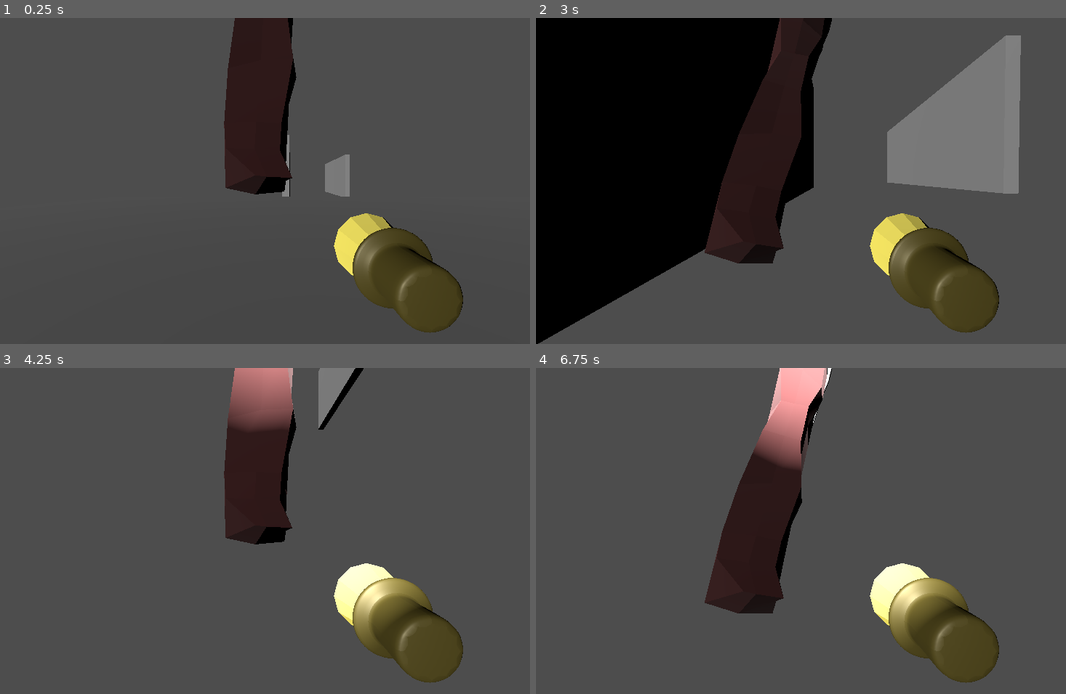
Above: before the commit, frames 1-4 (two rows, left to right).
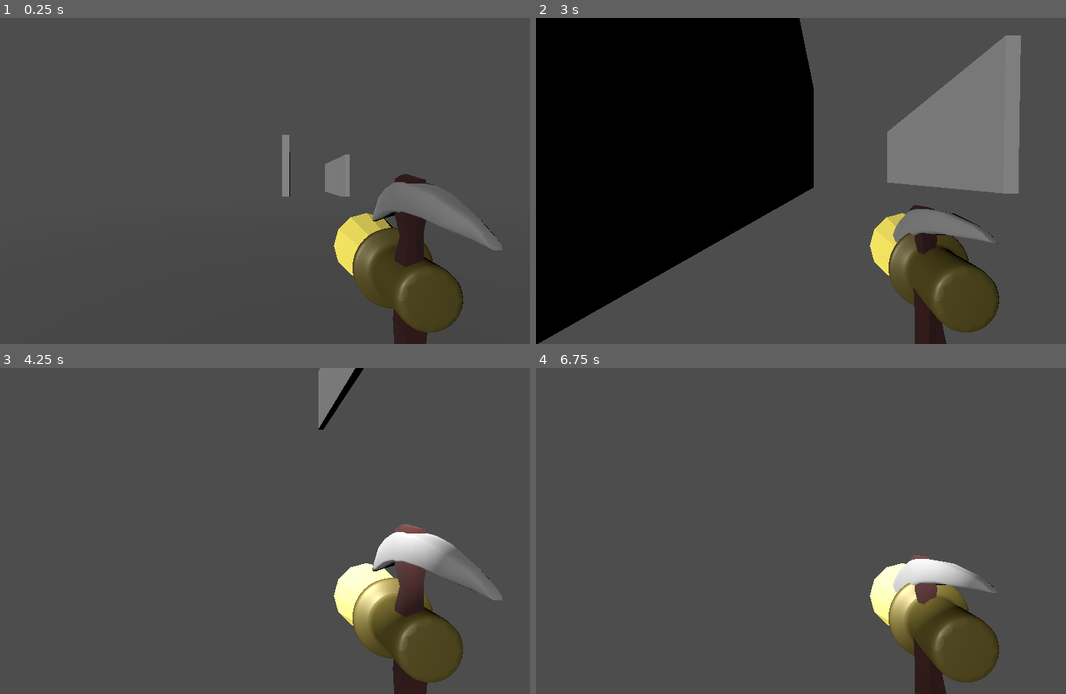
Above: after the commit, the same moments.

Repository: Simen732/GameJamTheSequel
Game: Godot game, scene res://scenes/main.tscn
The game is run twice, just before and just after one commit, with the same random seed, the same clock (stepped at 60 frames per second) and the same inputs.
Inputs (mouse positions are in pixels of both pictures, inside the frame that each line leads up to):
- Up to frame 1 (0.25 s): no input
- Up to frame 2 (3 s): move the mouse to (859, 181) at 0.52 s; hold W (up) from 0.53 s (still down); tap Shift (Dash) at 0.6 s; tap Space (Jump) at 0.77, 1.52 s; move the mouse to (795, 181) at 1.27 s; tap 1 (Grapple) at 1.35 s; move the mouse to (843, 174) at 2.02 s; tap Ctrl (Teleport) at 2.1 s; move the mouse to (816, 187) at 2.77 s; click (816, 187) at 2.85 s
- Up to frame 3 (4.25 s): keep holding W (up); tap Space (Jump) at 3.02, 3.77 s; move the mouse to (333, 534) at 3.52 s; hold Right mouse button (right_click) from 3.53 s (still down)
- Up to frame 4 (6.75 s): move the mouse to (785, 527) at 4.27 s; release Right mouse button (right_click) at 4.28 s; tap Shift (Dash) at 4.35 s; tap Space (Jump) at 4.52, 5.75, 6.02 s; tap Enter at 5, 6.5 s; move the mouse to (832, 531) at 5.02 s; hold 1 (Grapple) 5.03-5.78 s; move the mouse to (806, 524) at 5.77 s; release W (up) at 5.78 s; hold D (right) 5.78-6.53 s; tap Ctrl (Teleport) at 5.85 s; move the mouse to (859, 531) at 6.52 s; hold W (up) from 6.53 s (still down); click (859, 531) at 6.6 s

The runs differ from the first frame. In frame 1, 9.2% of the frame differs, in the area x 42-95%, y 0-100%; in frame 2, 10%; in frame 3, 9.2%; in frame 4, 10%, in the area x 31-87%, y 0-100%.

Commit message:
pickaxe position fix

Diff:
--- a/scenes/Player.tscn
+++ b/scenes/Player.tscn
@@ -24,7 +24,7 @@
 transform = Transform3D(0.12, 0, 0, 0, -5.24537e-09, 0.12, 0, -0.12, -5.24537e-09, 0.468944, -0.399174, -0.817855)
 
 [node name="Pickaxe" parent="Camera3D" instance=ExtResource("5_vnccm")]
-transform = Transform3D(0.761243, 0, 0, 0, 0.761243, 0, 0, 0, 0.761243, 0, 0, 0)
+transform = Transform3D(0.761243, 0, 0, 0, 0.761243, 0, 0, 0, 0.761243, 0.466633, -0.663218, -0.483702)
 
 [node name="HelmetLight" parent="." instance=ExtResource("2_gg4o2")]
 transform = Transform3D(1, 0, 0, 0, 0.999725, 0.0234726, 0, -0.0234726, 0.999724, 0, 1, 0)
--- a/scenes/pickaxe.tscn
+++ b/scenes/pickaxe.tscn
@@ -14,7 +14,7 @@
 tracks/0/type = "value"
 tracks/0/imported = false
 tracks/0/enabled = true
-tracks/0/path = NodePath(".:position")
+tracks/0/path = NodePath(".:rotation")
 tracks/0/interp = 1
 tracks/0/loop_wrap = true
 tracks/0/keys = {
@@ -26,22 +26,10 @@
 tracks/1/type = "value"
 tracks/1/imported = false
 tracks/1/enabled = true
-tracks/1/path = NodePath(".:rotation")
+tracks/1/path = NodePath("PickaxeArea/PickaxeCollision:disabled")
 tracks/1/interp = 1
 tracks/1/loop_wrap = true
 tracks/1/keys = {
-"times": PackedFloat32Array(0),
-"transitions": PackedFloat32Array(1),
-"update": 0,
-"values": [Vector3(0, 0, 0)]
-}
-tracks/2/type = "value"
-tracks/2/imported = false
-tracks/2/enabled = true
-tracks/2/path = NodePath("PickaxeArea/PickaxeCollision:disabled")
-tracks/2/interp = 1
-tracks/2/loop_wrap = true
-tracks/2/keys = {
 "times": PackedFloat32Array(0),
 "transitions": PackedFloat32Array(1),
 "update": 1,
@@ -54,34 +42,22 @@
 tracks/0/type = "value"
 tracks/0/imported = false
 tracks/0/enabled = true
-tracks/0/path = NodePath(".:position")
+tracks/0/path = NodePath(".:rotation")
 tracks/0/interp = 1
 tracks/0/loop_wrap = true
 tracks/0/keys = {
-"times": PackedFloat32Array(0, 0.666667),
-"transitions": PackedFloat32Array(1, 1),
-"update": 0,
-"values": [Vector3(0, 0, 0), Vector3(0, 0, 0)]
-}
-tracks/1/type = "value"
-tracks/1/imported = false
-tracks/1/enabled = true
-tracks/1/path = NodePath(".:rotation")
-tracks/1/interp = 1
-tracks/1/loop_wrap = true
-tracks/1/keys = {
 "times": PackedFloat32Array(0, 0.333333, 0.666667),
 "transitions": PackedFloat32Array(1, 1, 1),
 "update": 0,
 "values": [Vector3(0, 0, 0), Vector3(-1.0472, 0.698132, -0.525344), Vector3(0, 0, 0)]
 }
-tracks/2/type = "value"
-tracks/2/imported = false
-tracks/2/enabled = true
-tracks/2/path = NodePath("PickaxeArea/PickaxeCollision:disabled")
-tracks/2/interp = 1
-tracks/2/loop_wrap = true
-tracks/2/keys = {
+tracks/1/type = "value"
+tracks/1/imported = false
+tracks/1/enabled = true
+tracks/1/path = NodePath("PickaxeArea/PickaxeCollision:disabled")
+tracks/1/interp = 1
+tracks/1/loop_wrap = true
+tracks/1/keys = {
 "times": PackedFloat32Array(0, 0.133333, 0.4),
 "transitions": PackedFloat32Array(1, 1, 1),
 "update": 1,
